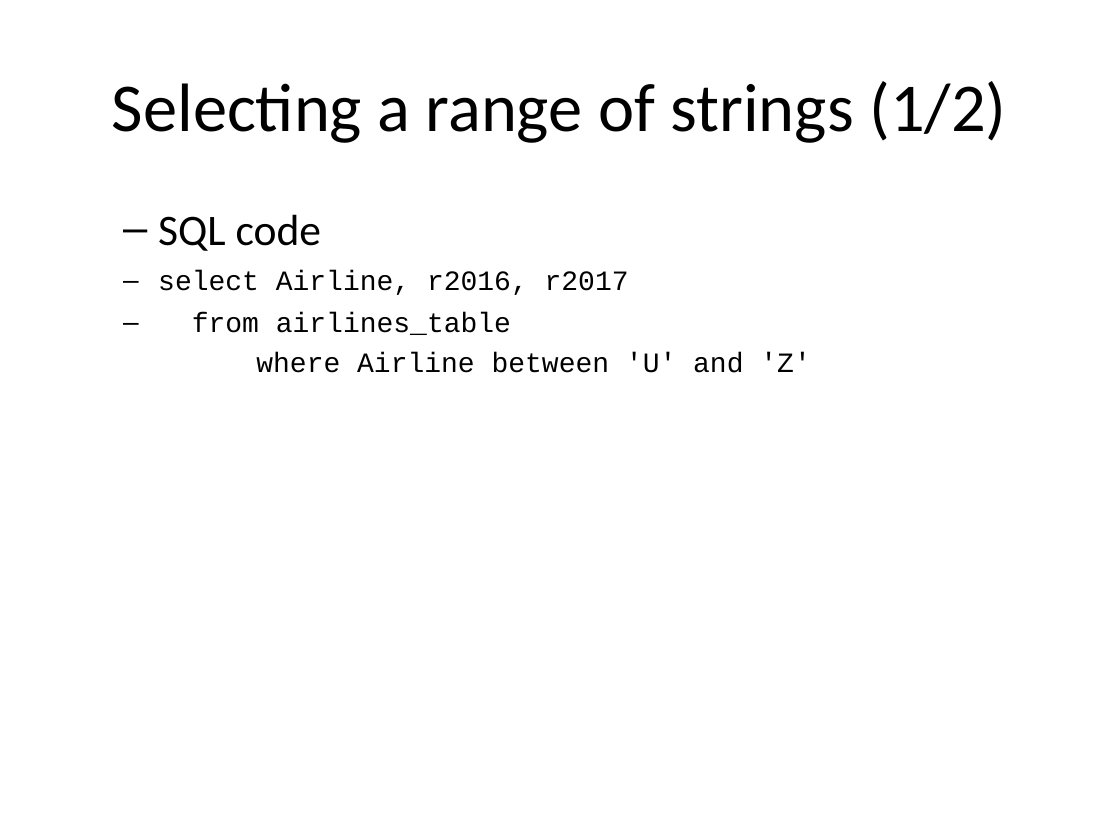
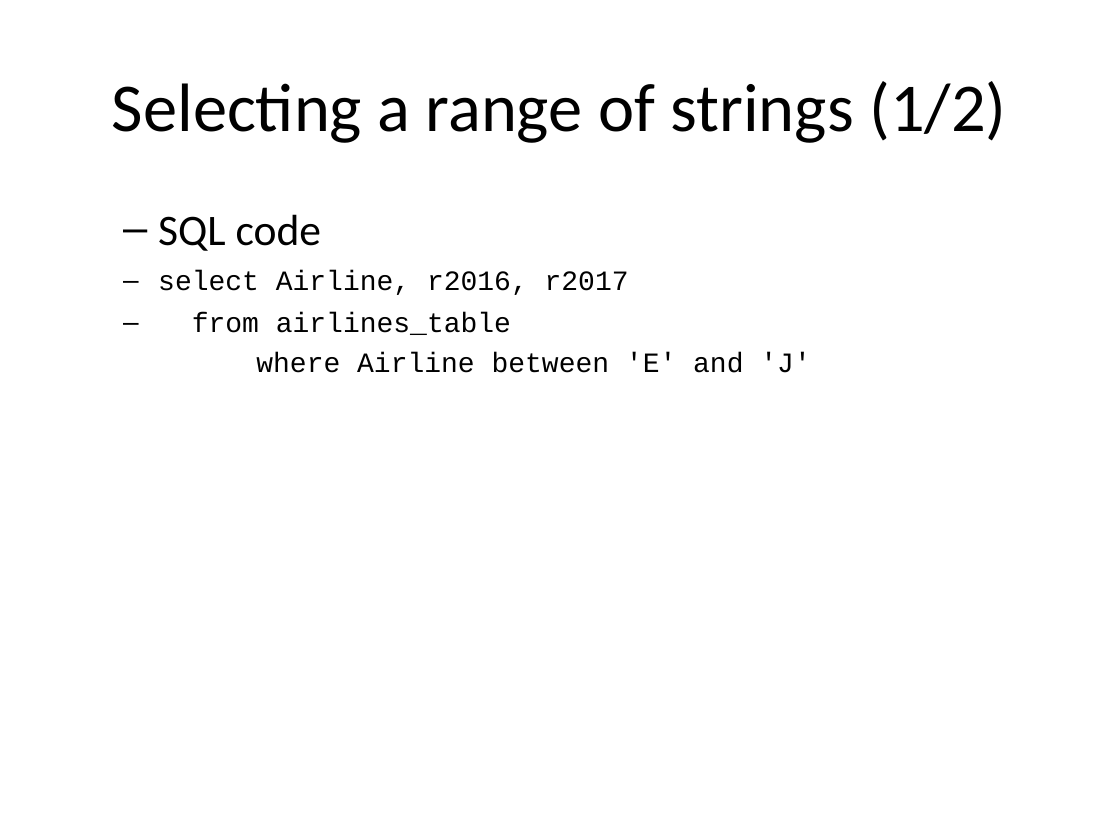
Before and after one commit to pmean/introduction-to-sql, a slide deck: slide 20 of src/where.pptx. Drawn at 1120x840 pixels with LibreOffice and Linux fonts; fonts in the diff are those of the drawing. Boxes give left, top, right and bottom in pixels: in the first picture for what was removed or moved away, otherwise in the second. Text is boxed around its words. In the diff, an @@ line names an element or a change of style, - is before the commit and + after.

```diff
--- a/src/where.pptx
+++ b/src/where.pptx
@@ text at <box>158,270,810,373</box>: text changed @@
-select Airline, r2016, r2017
-from airlines_table
-where Airline between 'U' and 'Z'
+select Airline, r2016, r2017
+from airlines_table
+where Airline between 'E' and 'J'
```
Also in this commit, not shown: 4 other slides changed, 9 slides added, 1 slide removed, 6 other files.
